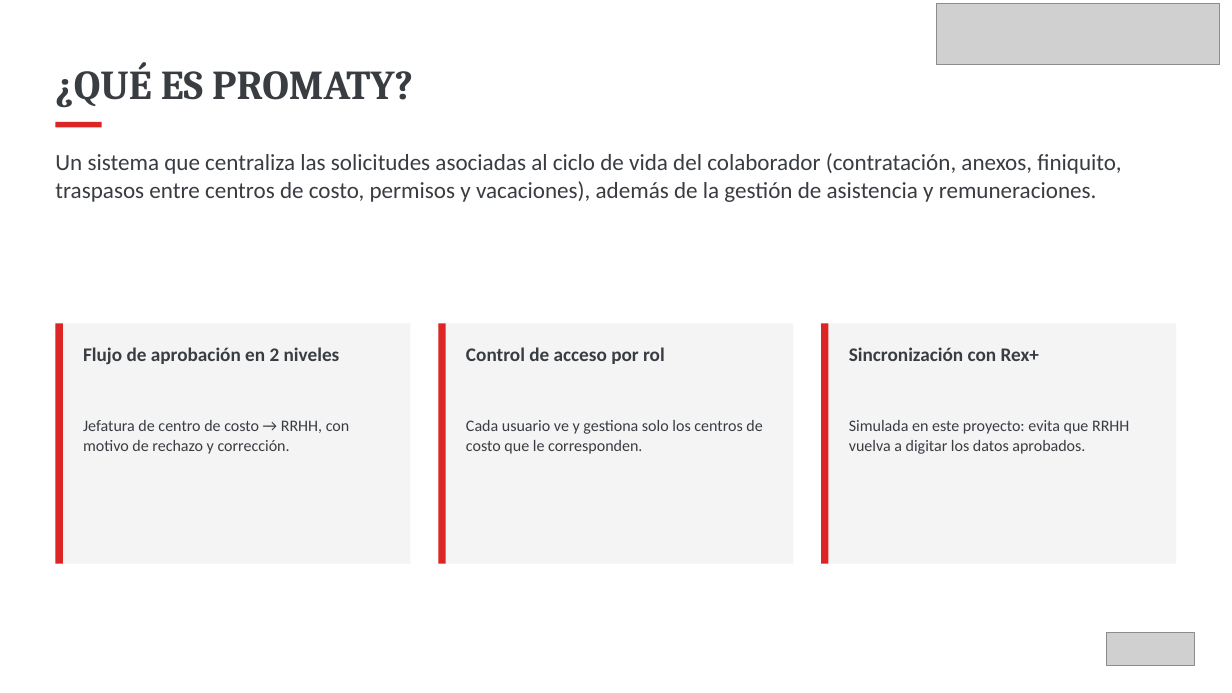
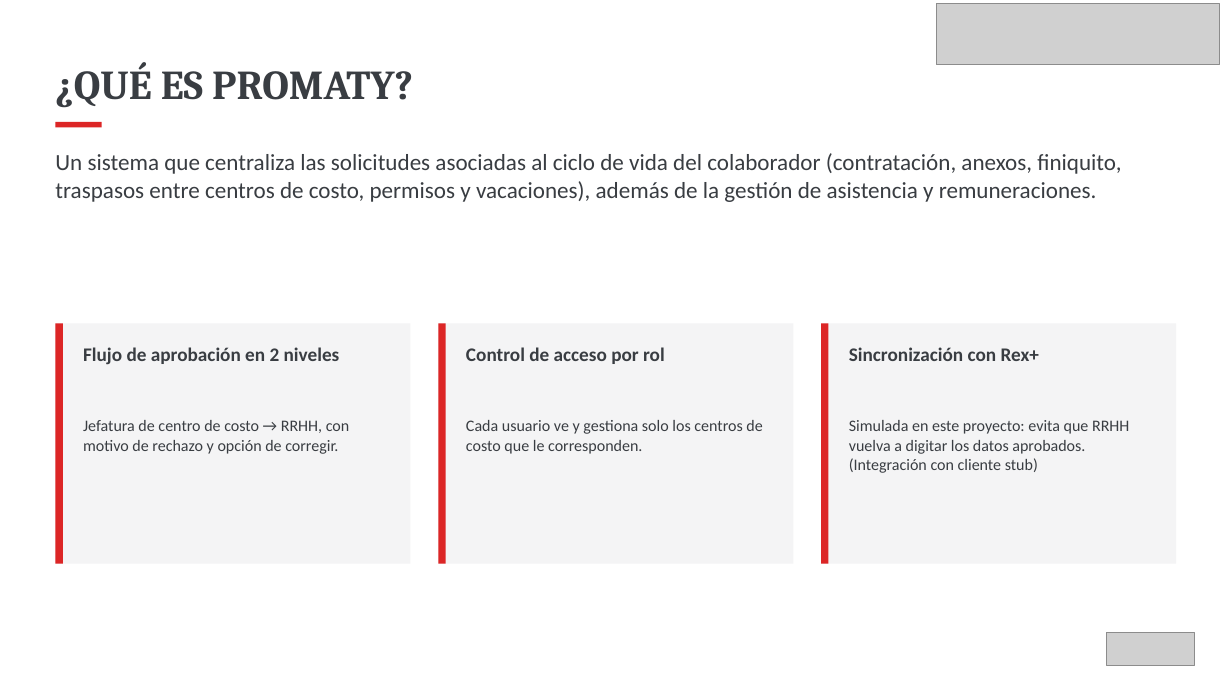
Before and after one commit to KarlaRamirez00/CAPSTONE_003V, a slide deck: slide 6 of Fase 1/Evidencias grupales/Ramirez_Karla_Presentación Proyecto.pptx. Drawn at 1232x693 pixels with LibreOffice and Linux fonts; fonts in the diff are those of the drawing; grey boxes stand for pictures. Boxes give left, top, right and bottom in pixels: in the first picture for what was removed or moved away, otherwise in the second. Text is boxed around its words. In the diff, an @@ line names an element or a change of style, - is before the commit and + after.

```diff
--- a/Fase 1/Evidencias grupales/Ramirez_Karla_Presentación Proyecto.pptx
+++ b/Fase 1/Evidencias grupales/Ramirez_Karla_Presentación Proyecto.pptx
@@ text at [83,420,350,454]: text changed @@
-Jefatura de centro de costo → RRHH, con motivo de rechazo y corrección.
+Jefatura de centro de costo → RRHH, con motivo de rechazo y opción de corregir.
@@ text at [849,420,1129,473]: text changed @@
-Simulada en este proyecto: evita que RRHH vuelva a digitar los datos aprobados.
+Simulada en este proyecto: evita que RRHH vuelva a digitar los datos aprobados. (Integración con cliente stub)
```
Also in this commit, not shown: 7 other slides changed, 1 slide added, 1 slide removed, 2 other files.
